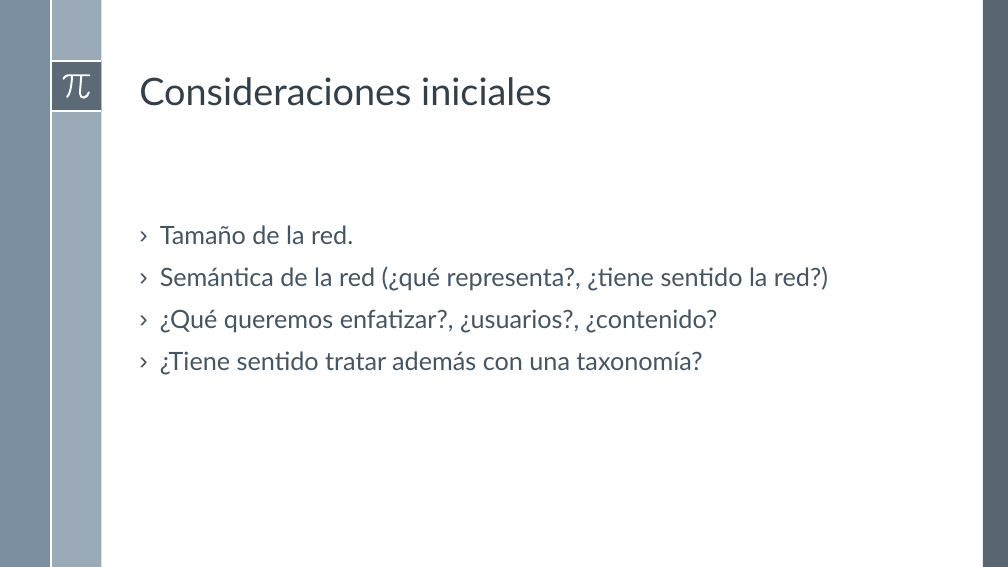
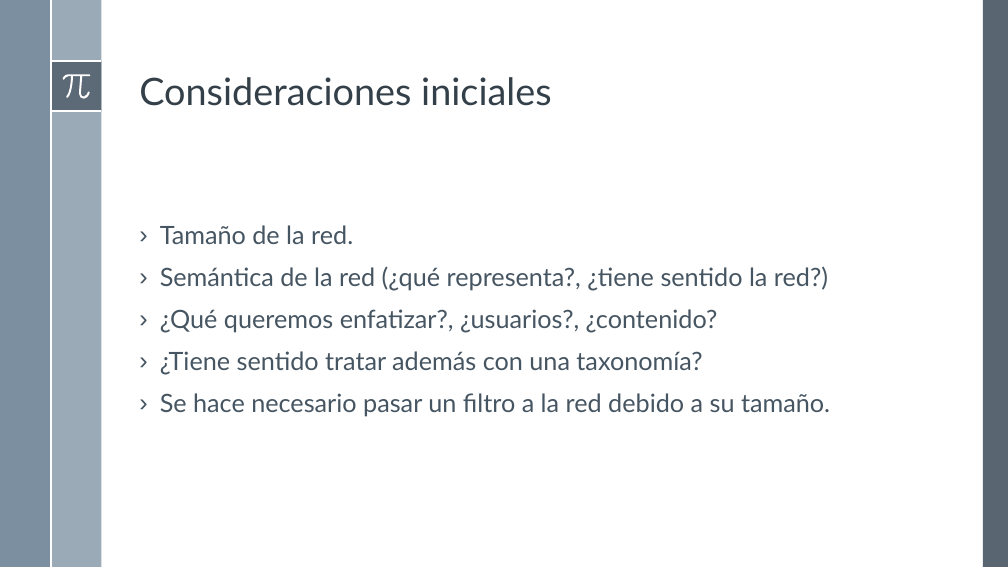
Before and after one commit to FRYoussef/TFG_Wiki, a slide deck: slide 2 of documentacion/analisis_de_redes.pptx. Drawn at 1008x567 pixels with LibreOffice and Linux fonts; fonts in the diff are those of the drawing. Boxes give left, top, right and bottom in pixels: in the first picture for what was removed or moved away, otherwise in the second. Text is boxed around its words. In the diff, an @@ line names an element or a change of style, - is before the commit and + after.

```diff
--- a/documentacion/analisis_de_redes.pptx
+++ b/documentacion/analisis_de_redes.pptx
@@ text at [160, 393, 830, 416]: paragraph added @@
+› Se hace necesario pasar un filtro a la red debido a su tamaño.
```
Also in this commit, not shown: 4 other slides changed, 2 slides added, 2 other files.
